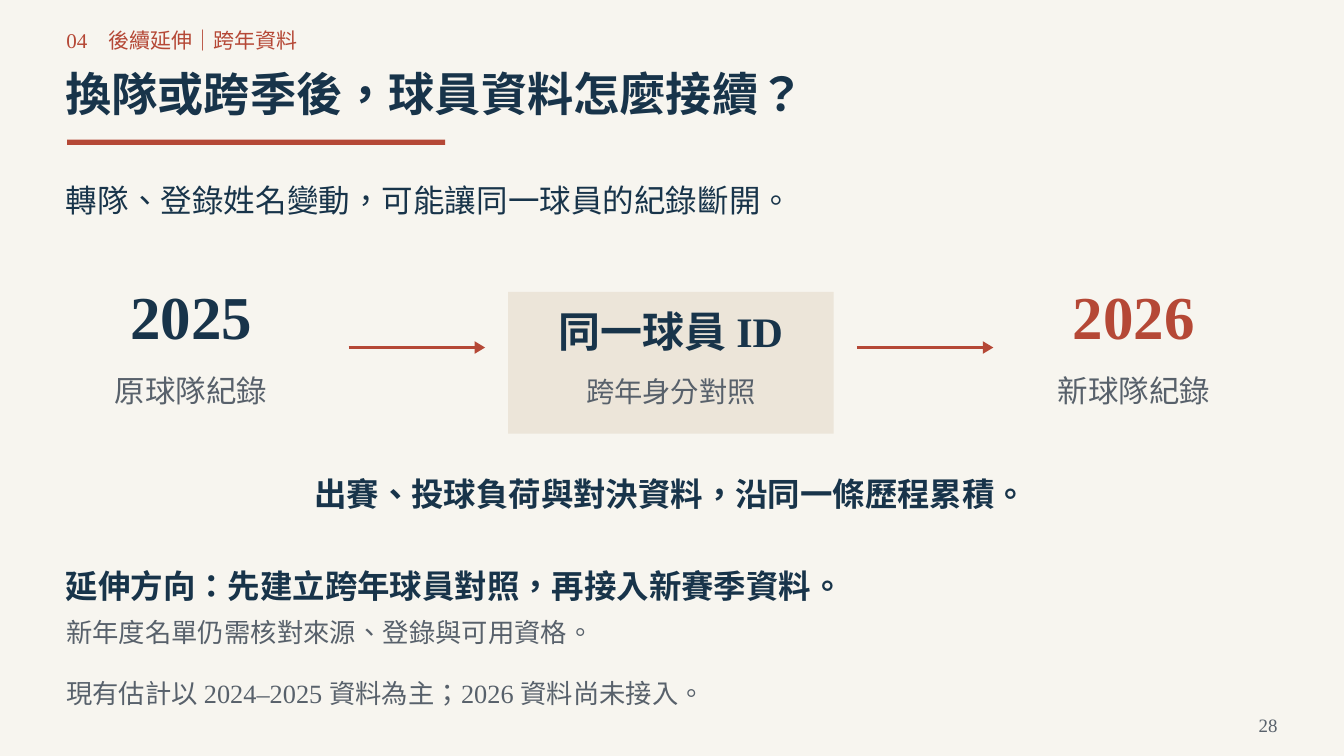
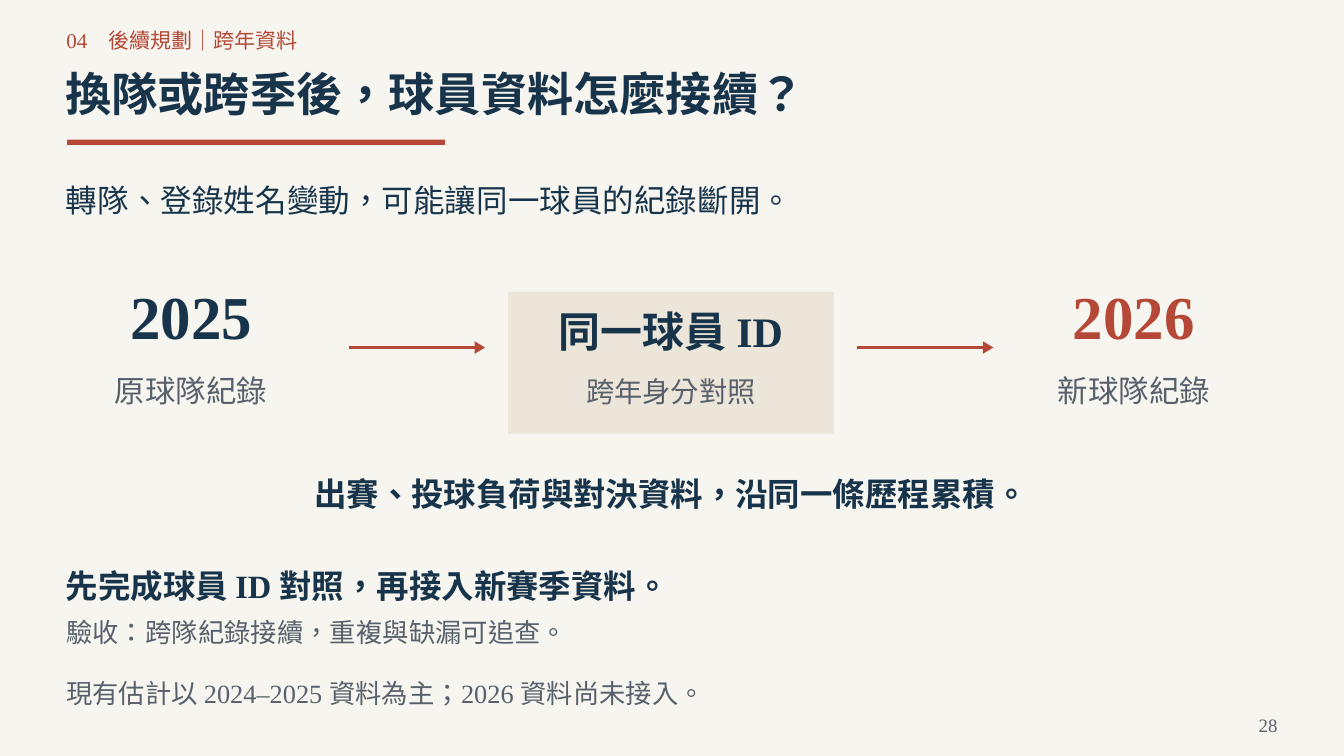
Before and after one commit to Da-Xiong-Chen/baseball_project, a slide deck: slide 28 of presentations/competition-2026/submission-20261023/一球兩面_參賽提案_32頁_20261023.pptx. Drawn at 1344x756 pixels with LibreOffice and Linux fonts; fonts in the diff are those of the drawing. Boxes give left, top, right and bottom in pixels: in the first picture for what was removed or moved away, otherwise in the second. Text is boxed around its words. In the diff, an @@ line names an element or a change of style, - is before the commit and + after.

```diff
--- a/presentations/competition-2026/submission-20261023/一球兩面_參賽提案_32頁_20261023.pptx
+++ b/presentations/competition-2026/submission-20261023/一球兩面_參賽提案_32頁_20261023.pptx
@@ text at box(66, 29, 297, 51): text changed @@
-04 後續延伸｜跨年資料
+04 後續規劃｜跨年資料
@@ text at box(66, 570, 669, 601): text changed @@
-延伸方向：先建立跨年球員對照，再接入新賽季資料。
+先完成球員 ID 對照，再接入新賽季資料。
@@ text at box(66, 620, 567, 644): text changed @@
-新年度名單仍需核對來源、登錄與可用資格。
+驗收：跨隊紀錄接續，重複與缺漏可追查。
```
Also in this commit, not shown: 15 other slides changed, 10 slides added, 10 slides removed, 4 other files.
